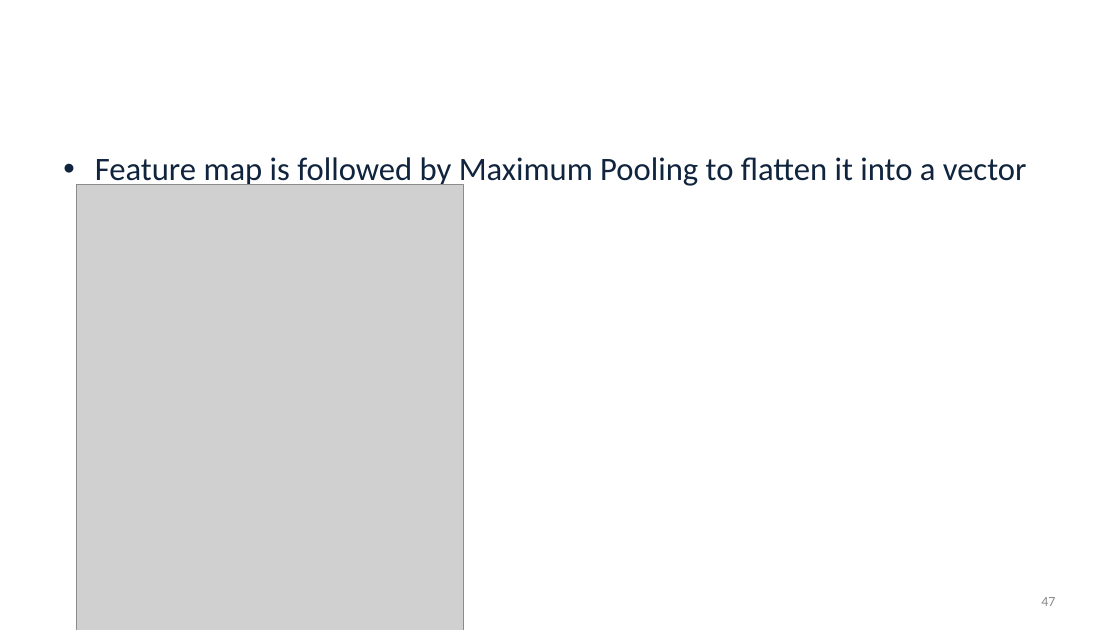
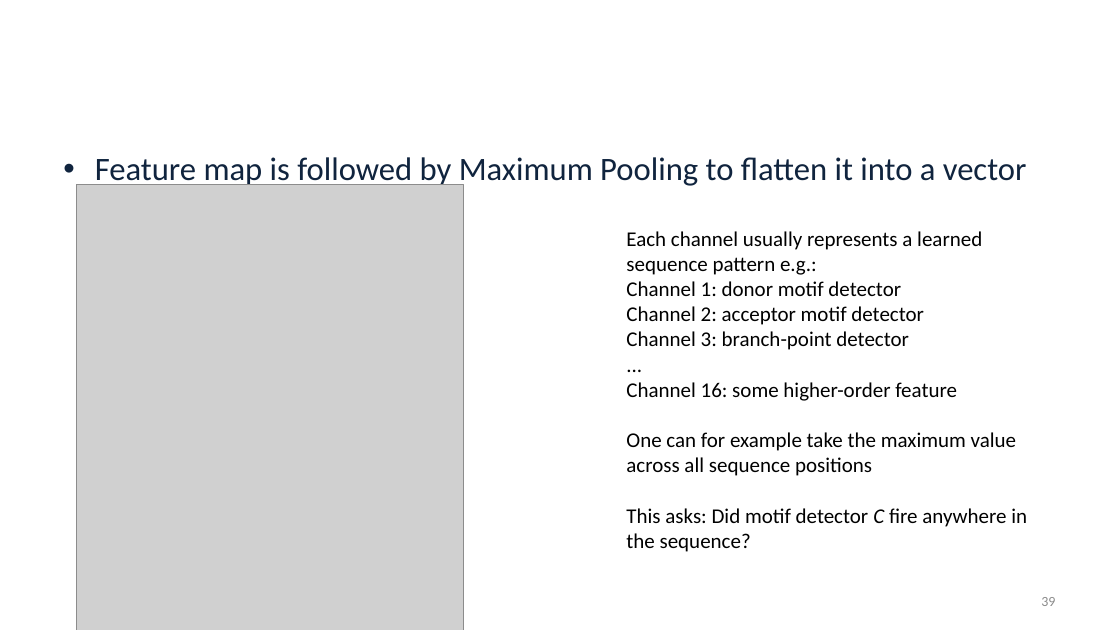
Before and after one commit to alekseyzimin/BME-Algorithms-for-Analysis-of-Genomic-Data, a slide deck: slide 39 of Lectures/Week 12 -- Viterbi Deep Learning.pptx (slide 47 before the commit). Drawn at 1120x630 pixels with LibreOffice and Linux fonts; fonts in the diff are those of the drawing; grey boxes stand for pictures; background and template pictures are left out. Boxes give left, top, right and bottom in pixels: in the first picture for what was removed or moved away, otherwise in the second. Text is boxed around its words. In the diff, an @@ line names an element or a change of style, - is before the commit and + after.

```diff
--- a/Lectures/Week 12 -- Viterbi Deep Learning.pptx
+++ b/Lectures/Week 12 -- Viterbi Deep Learning.pptx
@@ text added at (x1=626, y1=231, x2=1027, y2=552), 18 pt, text #000000 @@
+Each channel usually represents a learned sequence pattern e.g.:
+Channel 1: donor motif detector
+Channel 2: acceptor motif detector
+Channel 3: branch-point detector
+...
+Channel 16: some higher-order feature
+One can for example take the maximum value across all sequence positions
+This asks: Did motif detector C fire anywhere in the sequence?
@@ page number at (x1=1041, y1=597, x2=1055, y2=606): text changed @@
-47
+39
```
Also in this commit, not shown: 21 other slides changed, 3 slides added, 11 slides removed.
